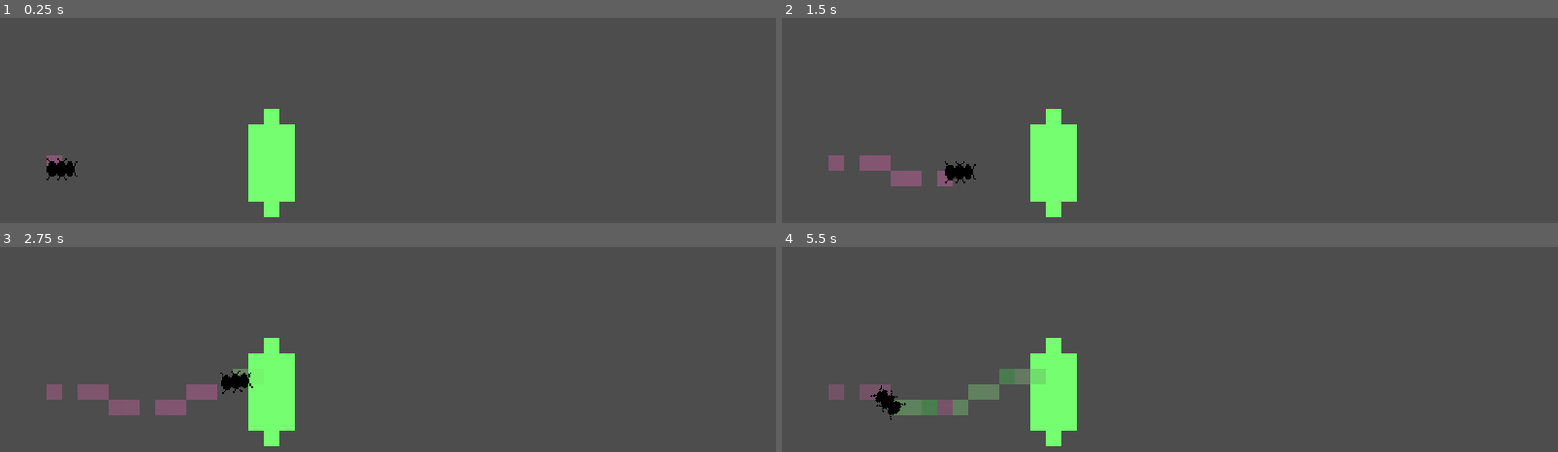
Above: before the commit, frames 1-4 (two rows, left to right).
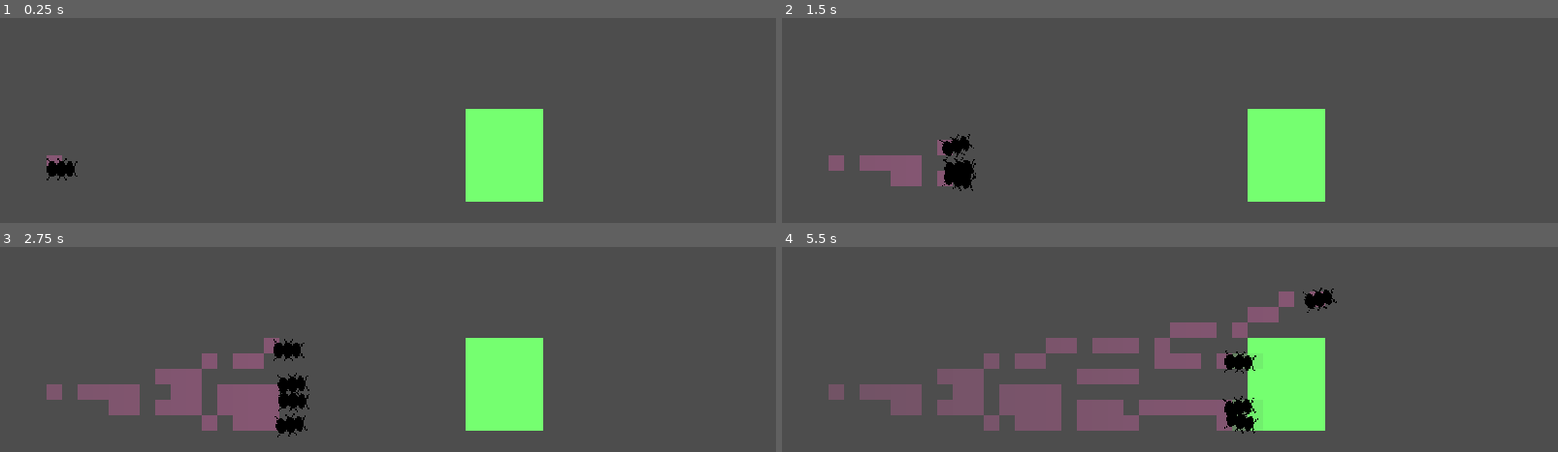
Above: after the commit, the same moments.

Repository: Guzel2/semester-6
Game: Godot game, scene res://scenes/main.tscn
Two runs of this game, one before a commit and one after it. Both use one fixed random seed, a clock stepped at 60 frames per second and the inputs below.
Inputs:
- Up to frame 1 (0.25 s): no input
- Up to frame 2 (1.5 s): no input
- Up to frame 3 (2.75 s): no input
- Up to frame 4 (5.5 s): no input

The runs differ from the first frame. In frame 1, 7.1% of the frame differs, in the area x 32-70%, y 44-98%; in frame 2, 7.9%; in frame 3, 10%; in frame 4, 17%, in the area x 11-72%, y 19-98%.

Commit message:
reworked scent system (kinda)

Diff:
--- a/bachelor_project/scenes/main.tscn
+++ b/bachelor_project/scenes/main.tscn
@@ -1,27 +1,49 @@
 [gd_scene load_steps=7 format=3 uid="uid://puvpfcxmikuf"]
 
 [ext_resource type="Script" path="res://scripts/scent_manager.gd" id="1_qgrk3"]
-[ext_resource type="PackedScene" uid="uid://xboah7if72qt" path="res://scenes/scent_visual.tscn" id="2_2svqb"]
 [ext_resource type="Script" path="res://scripts/ant_manager.gd" id="2_enl3e"]
+[ext_resource type="PackedScene" uid="uid://xboah7if72qt" path="res://scenes/scent_visual.tscn" id="2_jfod4"]
 [ext_resource type="PackedScene" uid="uid://dk16lawoyxbc8" path="res://scenes/ant.tscn" id="3_o5lse"]
 [ext_resource type="Script" path="res://scripts/food_manager.gd" id="3_y4ur8"]
 [ext_resource type="PackedScene" uid="uid://dd54av2e0qe4n" path="res://scenes/food_visual.tscn" id="4_3pryx"]
 
 [node name="main" type="Node2D"]
 
-[node name="scent_manager" type="Node2D" parent="."]
+[node name="home_scent_manager" type="Node2D" parent="."]
 script = ExtResource("1_qgrk3")
-scent_visual_scene = ExtResource("2_2svqb")
+scent_visual_scene = ExtResource("2_jfod4")
+
+[node name="food_scent_manager" type="Node2D" parent="."]
+script = ExtResource("1_qgrk3")
+scent_visual_scene = ExtResource("2_jfod4")
+
+[node name="danger_scent_manager" type="Node2D" parent="."]
+script = ExtResource("1_qgrk3")
+scent_visual_scene = ExtResource("2_jfod4")
 
 [node name="food_manager" type="Node2D" parent="."]
 script = ExtResource("3_y4ur8")
 food_visual_scene = ExtResource("4_3pryx")
 
-[node name="ant_manager" type="Node2D" parent="." node_paths=PackedStringArray("scent_manager", "food_manager")]
+[node name="ant_manager" type="Node2D" parent="." node_paths=PackedStringArray("home_scent_manager", "food_scent_manager", "danger_scent_manager", "food_manager")]
 script = ExtResource("2_enl3e")
-scent_manager = NodePath("../scent_manager")
+home_scent_manager = NodePath("../home_scent_manager")
+food_scent_manager = NodePath("../food_scent_manager")
+danger_scent_manager = NodePath("../danger_scent_manager")
 food_manager = NodePath("../food_manager")
 
 [node name="ant" parent="ant_manager" node_paths=PackedStringArray("ant_manager") instance=ExtResource("3_o5lse")]
 position = Vector2(25, 159)
 ant_manager = NodePath("..")
+
+[node name="ant2" parent="ant_manager" node_paths=PackedStringArray("ant_manager") instance=ExtResource("3_o5lse")]
+position = Vector2(25, 159)
+ant_manager = NodePath("..")
+
+[node name="ant3" parent="ant_manager" node_paths=PackedStringArray("ant_manager") instance=ExtResource("3_o5lse")]
+position = Vector2(25, 159)
+ant_manager = NodePath("..")
+
+[node name="ant4" parent="ant_manager" node_paths=PackedStringArray("ant_manager") instance=ExtResource("3_o5lse")]
+position = Vector2(25, 159)
+ant_manager = NodePath("..")
--- a/bachelor_project/scripts/ant.gd
+++ b/bachelor_project/scripts/ant.gd
@@ -27,26 +27,35 @@
 var max_food_amount = 10
 var harvesting_amount = 1
 
-var max_stamina = 10.0
+var max_stamina = 20.0
 var return_stamina = max_stamina * .6
 var stamina = max_stamina
 
 var exploring_time = 0
 var exploring_adjustment_interval = .5
-var exploring_randomness = 25
+var exploring_randomness = 15
 
 var food_scan_timer = 0
 var food_scan_interval = .2
 
 var scan_positions = [
+	Vector2(10, -20),
+	Vector2(20, -20),
+
 	Vector2(10, -10),
 	Vector2(20, -10),
+	Vector2(30, -10),
 
 	Vector2(15, 0),
 	Vector2(25, 0),
+	Vector2(35, 0),
 
 	Vector2(10, 10),
 	Vector2(20, 10),
+	Vector2(30, 10),
+
+	Vector2(10, 20),
+	Vector2(20, 20),
 ]
 
 var food_scan_distance = 10
@@ -69,12 +78,19 @@
 		if state != ant_state.returning:
 			state = ant_state.returning
 
+	if stamina < 0:
+		queue_free()
+
 	scent_spawn_timer += delta
 	if scent_spawn_timer >= scent_spawn_interval:
 		scent_spawn_timer = 0
 		add_scent()
-		if state != ant_state.harvesting:
-			scan_scents()
+
+		match state:
+			ant_state.exploring:
+				scan_scents(EnumManager.scent_types.food)
+			ant_state.returning:
+				scan_scents(EnumManager.scent_types.home)
 
 	match state:
 		ant_state.exploring:
@@ -91,11 +107,17 @@
 
 		ant_state.harvesting:
 			if consume_food(delta) < delta:
-				print("test")
 				state = ant_state.exploring
 
 		ant_state.returning:
 			position += dir * delta * speed
+
+			if position.x < 10:
+				state = ant_state.exploring
+				stamina = max_stamina
+				food_amount = 0
+				position.y = clamp(position.y, 50, 250)
+				dir = Vector2(1, 0)
 
 func add_scent():
 	var type
@@ -114,15 +136,17 @@
 
 	ant_manager.add_scent(position, type)
 
-func scan_scents():
+func scan_scents(type: EnumManager.scent_types):
+	#maybe rework how this works a bit
+
 	var found_scents = []
 
 	for pos in scan_positions:
 		pos = pos.rotated(rotation)
 		pos += position
-		var scent = ant_manager.get_scent(pos)
+		var scent = ant_manager.get_scent(pos, type)
 		if scent:
-			found_scents.append(change_scent_into_int(scent))
+			found_scents.append(1)
 		else:
 			found_scents.append(0)
 
@@ -158,25 +182,3 @@
 	var consumed_food = ant_manager.consume_food(scan_pos, delta)
 	food_amount += consumed_food
 	return consumed_food
-
-func change_scent_into_int(scent: Scent) -> int:
-	match state:
-		ant_state.exploring:
-			if scent.type == EnumManager.scent_types.home:
-				return 0
-
-			var modifier = 1
-			if scent.type == EnumManager.scent_types.danger:
-				modifier = -1
-
-			return (scent.intensity + 1) * modifier
-
-		ant_state.harvesting:
-			return 0
-
-		ant_state.returning:
-			if scent.type != EnumManager.scent_types.home:
-				return 0
-			return scent.intensity + 1
-
-	return 0
--- a/bachelor_project/scripts/ant_manager.gd
+++ b/bachelor_project/scripts/ant_manager.gd
@@ -1,14 +1,32 @@
 class_name AntManager
 extends AntBase
 
-@export var scent_manager : ScentManager
+@export var home_scent_manager : ScentManager
+@export var food_scent_manager : ScentManager
+@export var danger_scent_manager : ScentManager
 @export var food_manager : FoodManager
 
-func get_scent(pos: Vector2) -> Scent:
-	return scent_manager.get_scent(pos)
+func get_scent(pos: Vector2, type: EnumManager.scent_types) -> Scent:
+	match type:
+		EnumManager.scent_types.home:
+			return home_scent_manager.get_scent(pos)
+		EnumManager.scent_types.food:
+			return food_scent_manager.get_scent(pos)
+		EnumManager.scent_types.danger:
+			return danger_scent_manager.get_scent(pos)
+		_:
+			return home_scent_manager.get_scent(pos)
 
 func add_scent(pos: Vector2, type: EnumManager.scent_types):
-	scent_manager.add_scent(pos, type)
+	match type:
+		EnumManager.scent_types.home:
+			return home_scent_manager.add_scent(pos, type)
+		EnumManager.scent_types.food:
+			return food_scent_manager.add_scent(pos, type)
+		EnumManager.scent_types.danger:
+			return danger_scent_manager.add_scent(pos, type)
+		_:
+			return home_scent_manager.add_scent(pos, type)
 
 func get_food(pos: Vector2) -> Food:
 	return food_manager.get_food(pos)
--- a/bachelor_project/scripts/food_manager.gd
+++ b/bachelor_project/scripts/food_manager.gd
@@ -25,25 +25,9 @@
 				line.append(null)
 			food_visual_list.append(line)
 
-	add_new_food(Vector2i(16, 13))
-	add_new_food(Vector2i(16, 14))
-	add_new_food(Vector2i(16, 15))
-	add_new_food(Vector2i(16, 16))
-	add_new_food(Vector2i(16, 17))
-
-	add_new_food(Vector2i(17, 12))
-	add_new_food(Vector2i(17, 13))
-	add_new_food(Vector2i(17, 14))
-	add_new_food(Vector2i(17, 15))
-	add_new_food(Vector2i(17, 16))
-	add_new_food(Vector2i(17, 17))
-	add_new_food(Vector2i(17, 18))
-
-	add_new_food(Vector2i(18, 13))
-	add_new_food(Vector2i(18, 14))
-	add_new_food(Vector2i(18, 15))
-	add_new_food(Vector2i(18, 16))
-	add_new_food(Vector2i(18, 17))
+	for x in range(30, 35):
+		for y in range(12, 18):
+			add_new_food(Vector2i(x, y))
 
 func get_food(pos: Vector2) -> Food:
 	var local_pos = global_pos_to_local_pos(pos)
@@ -58,6 +42,8 @@
 		return 0
 
 	var food = food_list[local_pos.x][local_pos.y] as Food
+	if !food:
+		return 0
 	var return_value = food.consume_food(value)
 
 	if visualize_food:
--- a/bachelor_project/scripts/scent.gd
+++ b/bachelor_project/scripts/scent.gd
@@ -6,7 +6,7 @@
 var intensity : int = 0
 var max_intensity : int = 3
 
-var max_time : float = 15.0
+var max_time : float = 20.0
 var remaining_time : float = max_time
 
 func process(delta: float):
--- a/bachelor_project/scripts/scent_manager.gd
+++ b/bachelor_project/scripts/scent_manager.gd
@@ -20,14 +20,14 @@
 func get_scent(pos: Vector2) -> Scent:
 	var local_pos = global_pos_to_local_pos(pos)
 
-	if (local_pos.x < 0 or local_pos.x > grid_size) or (local_pos.y < 0 or local_pos.y > grid_size):
+	if (local_pos.x < 0 or local_pos.x >= grid_size) or (local_pos.y < 0 or local_pos.y >= grid_size):
 		push_warning("Ant out of grid at: ", pos)
 		return null
 
 	return scent_list[local_pos.x][local_pos.y]
 
 func get_scent_local(pos: Vector2i) -> Scent:
-	if (pos.x < 0 or pos.x > grid_size) or (pos.y < 0 or pos.y > grid_size):
+	if (pos.x < 0 or pos.x >= grid_size) or (pos.y < 0 or pos.y >= grid_size):
 		push_warning("Ant out of grid at: ", pos)
 		return null
 
